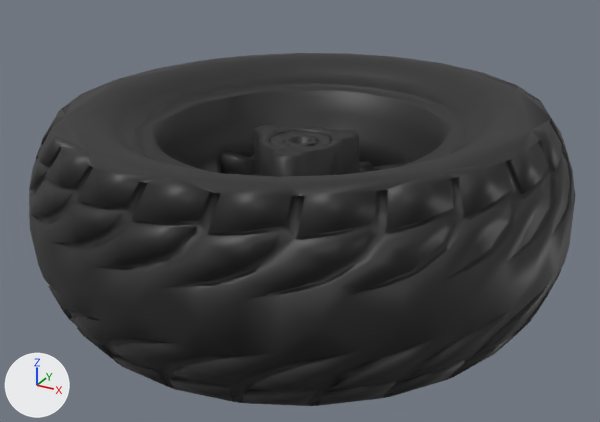
The COLLADA model hunter_description/meshes/front_right_wheel.dae: old version first, new version second.
The view is the same before and after, from a 50 mm camera at (0.235, -0.429, 0.195) aimed at (0.002, -0.006, -0.016). Lighting does not change. The marker at lower left points along +X, +Y and +Z.

In view in the first picture: 'fr_right_link'.
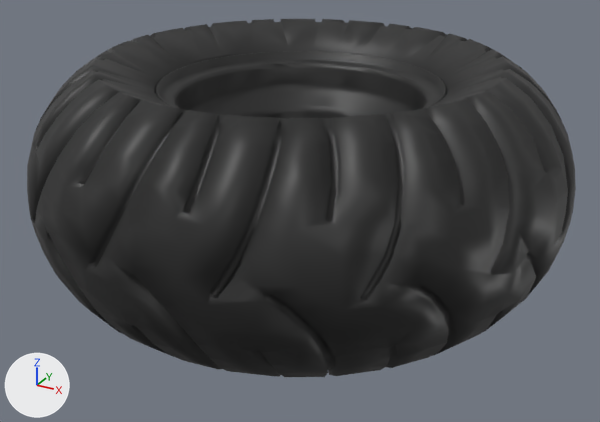
Patch to the scene script:
```diff
--- a/hunter_description/meshes/front_right_wheel.dae.py
+++ b/hunter_description/meshes/front_right_wheel.dae.py
@@ me_fr_right_link_002 @@
 # used by ob_fr_right_link; location = (0.0, 0.0, 0.015); scale = (1.22, 1.22, 1.42)
-me_fr_right_link_002.from_pydata(...)  # 3038 vertices, 6105 faces; spans x -0.135..0.134, y -0.135..0.135, z -0.07..0.028
+me_fr_right_link_002.from_pydata(...)  # 2951 vertices, 5914 faces; spans x -0.164..0.164, y -0.164..0.164, z -0.061..0.08
+# me_fr_right_link_002 part 1: the loose piece of 2314 vertices spanning x -0.135..0.134, y -0.135..0.135, z -0.058..0.028 is rebuilt with 1899 vertices and now spans x -0.164..0.164, y -0.164..0.164, z -0.061..0.08
+# me_fr_right_link_002 part 2: a new loose piece of 1052 vertices spanning x -0.086..0.086, y -0.086..0.086, z -0.046..0.065, in mat_material_007 (black #242424)
 me_fr_right_link_002.materials.append(mat_material_007)
@@ ob_fr_right_link @@
 ob_fr_right_link = bpy.data.objects.new('fr_right_link', me_fr_right_link_002)
-ob_fr_right_link.location = (0.0, 0.0, 0.015)
-ob_fr_right_link.scale = (1.22, 1.22, 1.42)
+ob_fr_right_link.location = (0.0, 0.0, 0.0)
```

What differs and where, as boxes [x1, y1, x2, y2] in the pictures (600 x 422 px):
'fr_right_link', reshaped, moved, rescaled: before [29, 53, 575, 406]; after [27, 19, 576, 377]
part 1 of me_fr_right_link_002, rebuilt: before [29, 53, 575, 406]; after [27, 19, 576, 377]
part 2 of me_fr_right_link_002, added (black): after [156, 51, 446, 119]
